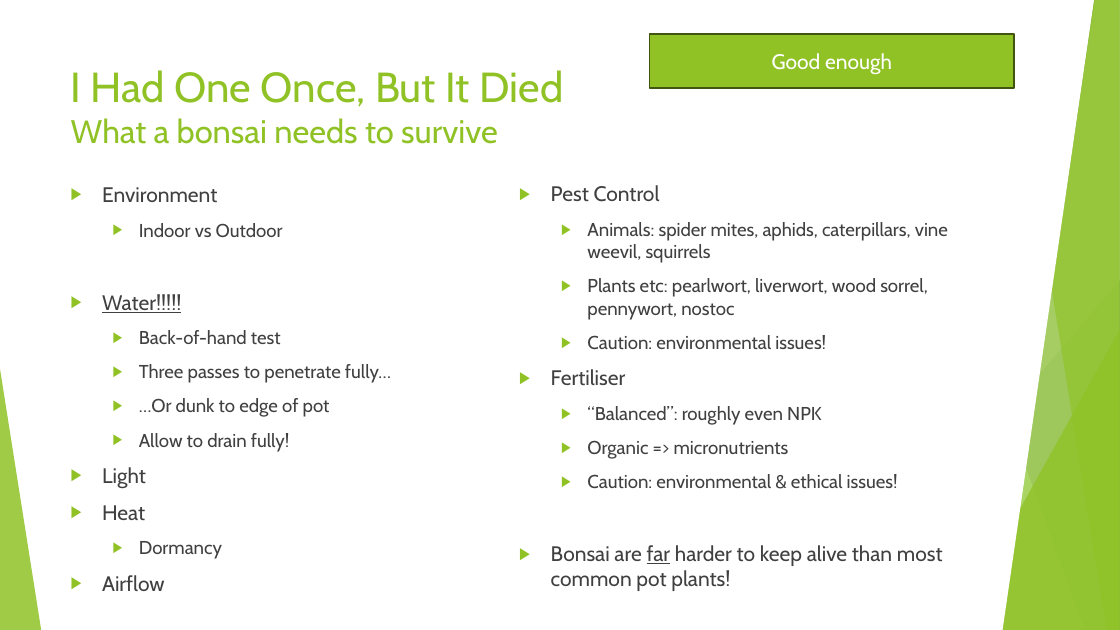
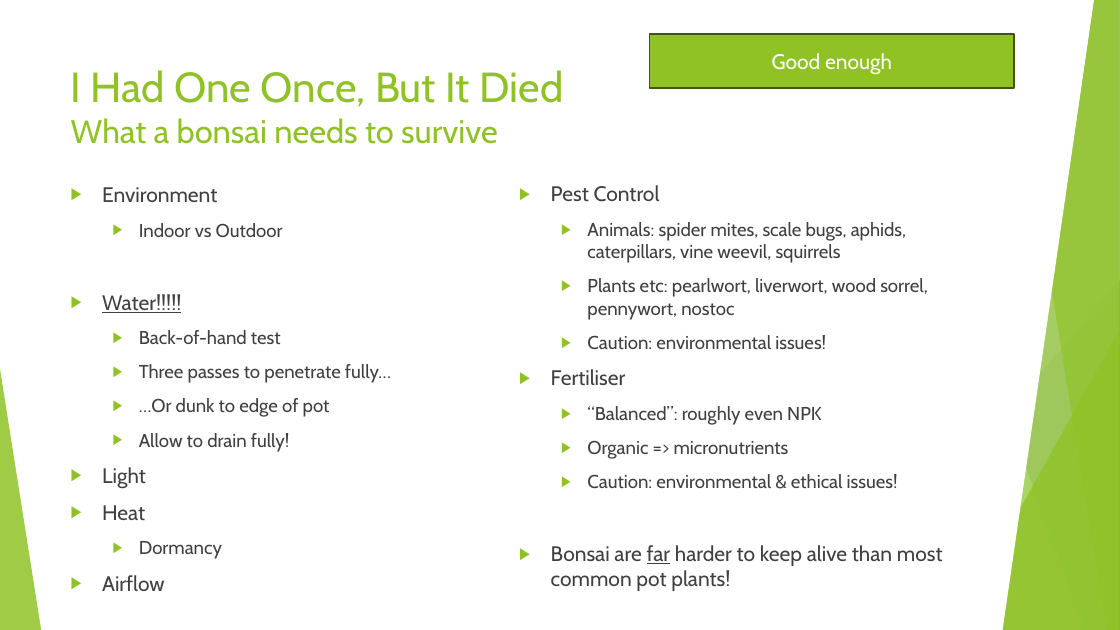
Before and after one commit to AlexLabram/Bonsai, a slide deck: slide 8 of WGCourse/Bonsai On A Budget (running).pptx. Drawn at 1120x630 pixels with LibreOffice and Linux fonts; fonts in the diff are those of the drawing. Boxes give left, top, right and bottom in pixels: in the first picture for what was removed or moved away, otherwise in the second. Text is boxed around its words. In the diff, an @@ line names an element or a change of style, - is before the commit and + after.

```diff
--- a/WGCourse/Bonsai On A Budget (running).pptx
+++ b/WGCourse/Bonsai On A Budget (running).pptx
@@ text at box(587, 222, 906, 263): text changed @@
-  ▶ Animals: spider mites, aphids, caterpillars, vine weevil, squirrels
+  ▶ Animals: spider mites, scale bugs, aphids, caterpillars, vine weevil, squirrels
```
Also in this commit, not shown: 2 other slides changed.
